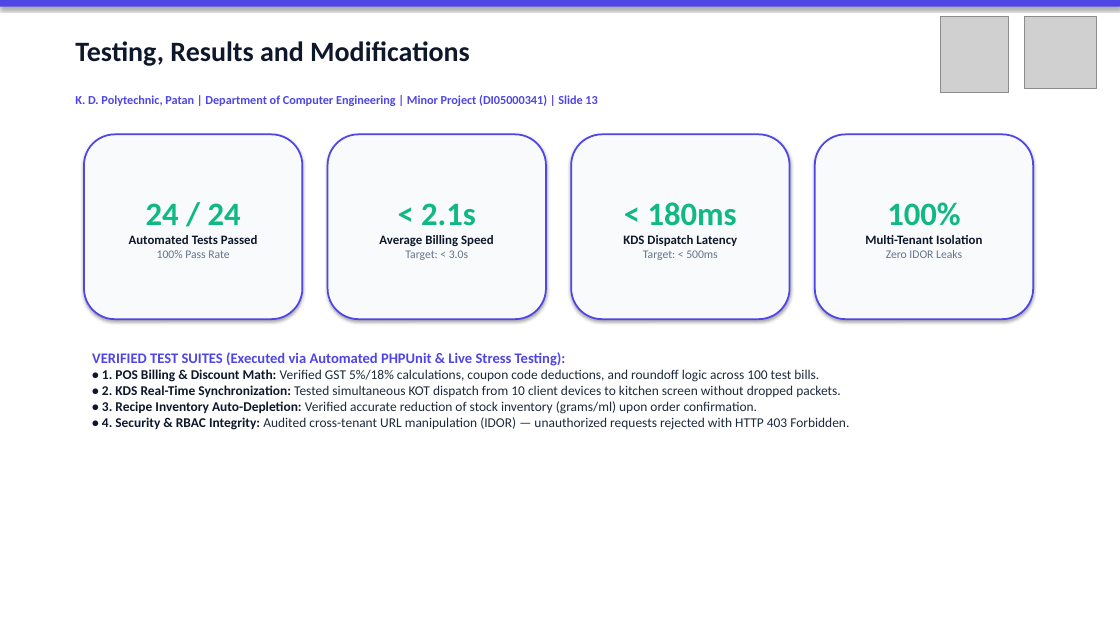
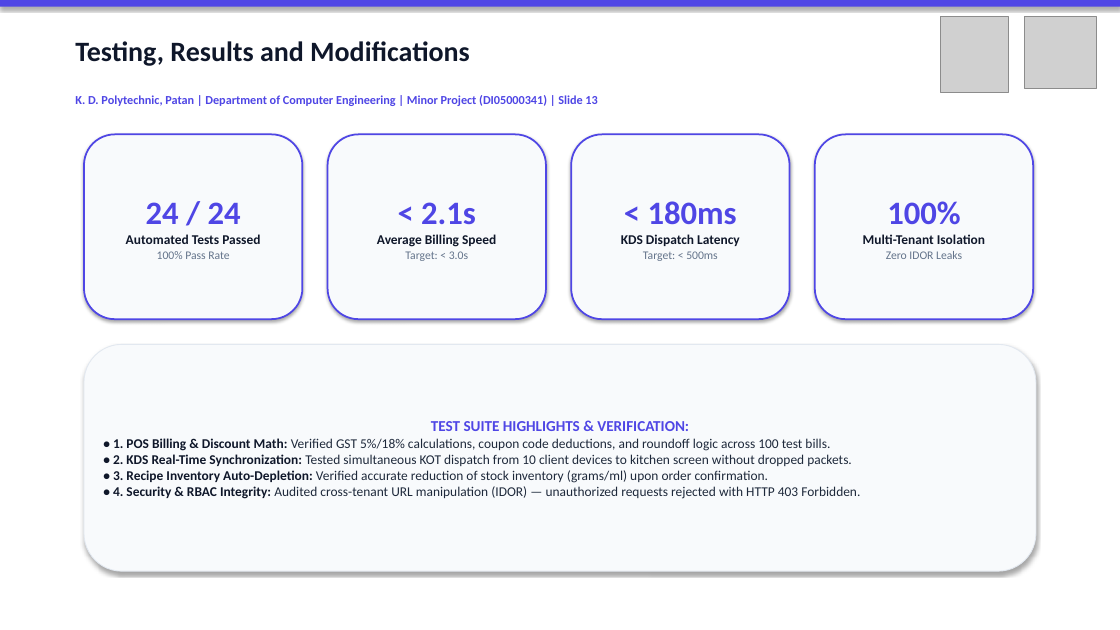
Before and after one commit to Shubh-Patel-07/DineFlow-AI, a slide deck: slide 13 of docs/DineFlow_AI_GTU_Minor_Project_Presentation.pptx. Drawn at 1120x630 pixels with LibreOffice and Linux fonts; fonts in the diff are those of the drawing; grey boxes stand for pictures. Boxes give left, top, right and bottom in pixels: in the first picture for what was removed or moved away, otherwise in the second. Text is boxed around its words. In the diff, an @@ line names an element or a change of style, - is before the commit and + after.

```diff
--- a/docs/DineFlow_AI_GTU_Minor_Project_Presentation.pptx
+++ b/docs/DineFlow_AI_GTU_Minor_Project_Presentation.pptx
@@ text in rounded rectangle at (126,202,260,244): text colour #10B981 to #4F46E5 in "24 / 24"; size 11 to 11.5 pt in "Automated Tests Passed" @@
@@ text in rounded rectangle at (377,202,496,247): text colour #10B981 to #4F46E5 in "< 2.1s"; size 11 to 11.5 pt in "Average Billing Speed" @@
@@ text in rounded rectangle at (621,201,740,246): text colour #10B981 to #4F46E5 in "< 180ms"; size 11 to 11.5 pt in "KDS Dispatch Latency" @@
@@ text in rounded rectangle at (863,201,985,244): text colour #10B981 to #4F46E5 in "100%"; size 11 to 11.5 pt in "Multi-Tenant Isolation" @@
@@ rounded rectangle "TEST SUITE HIGHLIGHTS & VERIFICATION:": place and size @@
-rounded rectangle "TEST SUITE HIGHLIGHTS & VERIFICATION:" at (92,352,849,430)
+rounded rectangle "TEST SUITE HIGHLIGHTS & VERIFICATION:" at (84,344,1036,571)
@@ rounded rectangle "TEST SUITE HIGHLIGHTS & VERIFICATION:" at (84,344,1036,571): vertical alignment top to middle; fill none to #F8FAFC; outline none to #E2E8F0 0.75 pt; shadow on @@
@@ text in rounded rectangle at (431,421,689,431): text changed; size 12.5 to 13 pt @@
-VERIFIED TEST SUITES (Executed via Automated PHPUnit & Live Stress Testing):
+TEST SUITE HIGHLIGHTS & VERIFICATION:
```
Also in this commit, not shown: 9 other slides changed, 1 slide added, 1 slide removed, 1 other file.
